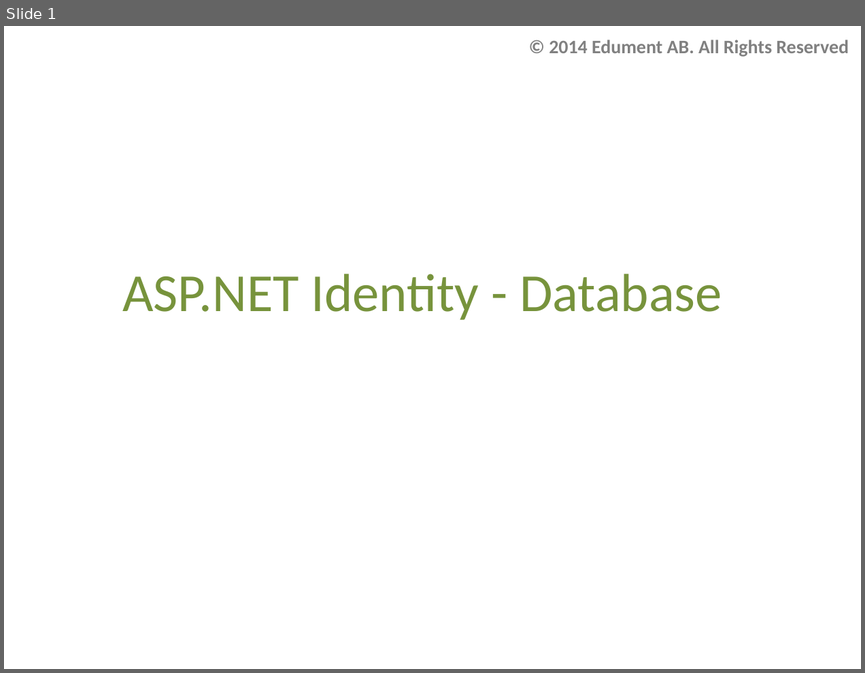
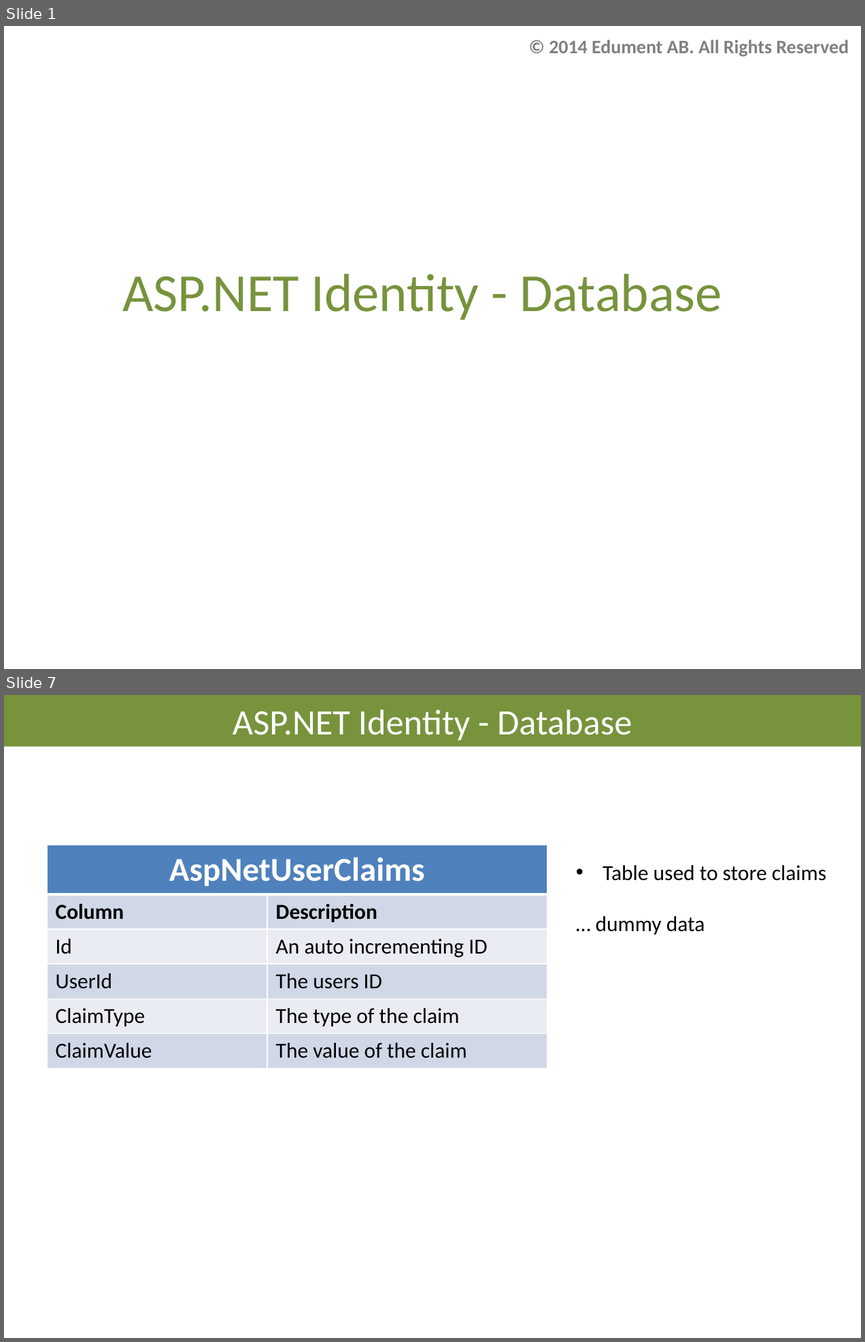
Before and after one commit to AndreasElffors/IdentityTemplate, a slide deck: Documents/Identity-Database.pptx. Shown one above the other, each under a label of ours: slide 1 before the commit, slides 1 and 7 after it; the slides between them are not shown. The pictures are 865x673 and 865x1342 pixels, drawn with LibreOffice and Linux fonts; fonts in the diff are those of the drawing; background and template pictures are left out. Boxes give left, top, right and bottom in pixels: in the first picture for what was removed or moved away, otherwise in the second. Text is boxed around its words. In the diff, an @@ line names an element or a change of style, - is before the commit and + after.

```diff
--- a/Documents/Identity-Database.pptx
+++ b/Documents/Identity-Database.pptx
@@ slide 7 added at box(4, 695, 861, 1338), background #FFFFFF @@
@@ title added at box(4, 695, 861, 747), fill #77933C, 30 pt, text #FFFFFF @@
+ASP.NET Identity - Database
@@ table added at box(47, 845, 547, 1067), 6 rows, 2 columns @@
+AspNetUserClaims | 
+Column | Description
+Id | An auto incrementing ID
+UserId | The users ID
+ClaimType | The type of the claim
+ClaimValue | The value of the claim
@@ text added at box(596, 865, 826, 934), 18 pt, text #000000 @@
+• Table used to store claims
+… dummy data
```
Also in this commit, not shown: 3 slides changed, 3 other slides added, 5 slides removed, 3 other files.
